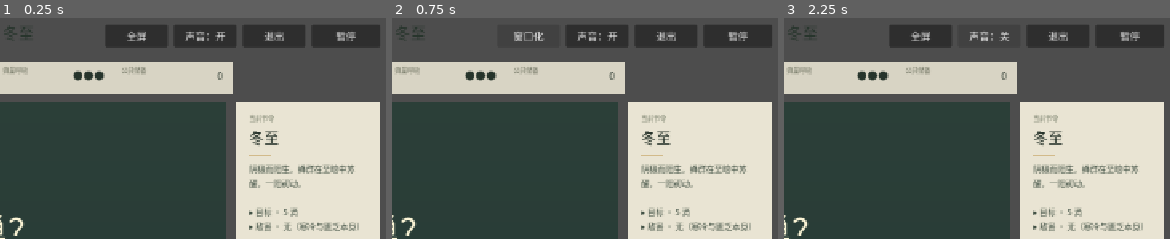
Above: before the commit, frames 1-3 (left to right).
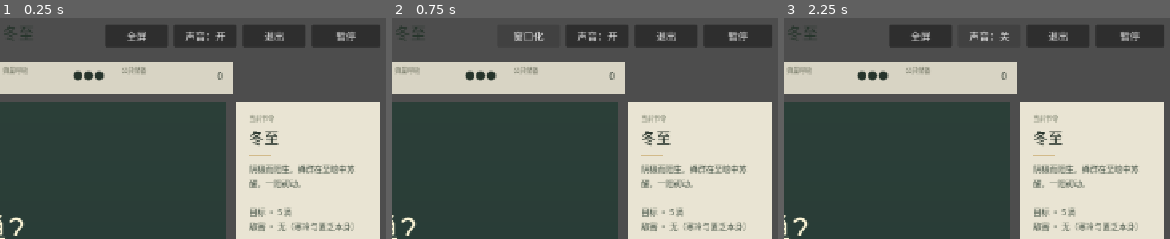
Above: after the commit, the same moments.

Repository: alanthssss/nameless-becoming
Game: Godot game, scene res://main.tscn
Same seed, same stepped clock (60 frames per second), same inputs: the game is played once before the commit and once after it.
Inputs:
- Up to frame 1 (0.25 s): no input
- Up to frame 2 (0.75 s): click "全屏" at 0.5 s
- Up to frame 3 (2.25 s): click "窗口化" at 1.25 s; click "声音：开" at 2 s
The pictures show only the part of the screen within x 50-100%, y 0-50%; the shares and areas given below are measured in that part.

The runs differ from the first frame. In frame 1, 1.0% of the frame differs, in the area x 64-94%, y 85-97%; in frame 2, 1.0%; in frame 3, 1.0%.

Commit message:
fix(web): remove unsupported UI marker glyph

Diff:
--- a/godot/scripts/main.gd
+++ b/godot/scripts/main.gd
@@ -1796,10 +1796,10 @@
 	if boss_context:
 		var boss_data: Dictionary = current_boss_data
 		season_label.text = String(boss_data.name)
-		detail_label.text = "%s\n\n▸ 调律  %d / %d\n\n引向共鸣点\n再以震翼调律" % [String(boss_data.line), int(boss.hits), int(boss_data.required_tunings)]
+		detail_label.text = "%s\n\n调律 · %d / %d\n\n引向共鸣点\n再以震翼调律" % [String(boss_data.line), int(boss.hits), int(boss_data.required_tunings)]
 	else:
 		# 阴阳数值是内部设计依据（驱动节令难度），不向玩家暴露；
-		# 用「▸」做状态行节奏符，把敌害收进同一行避免被误读为玩家可选角色。
+		# 用文字标签组织状态行，避免依赖 CJK 字体不包含的装饰符号。
 		season_label.text = data.name
 		var threat_parts := []
 		var species := [["蚊", "mosquitoes"], ["蚁", "ants"], ["蛐", "crickets"], ["眉", "thrushes"], ["熊", "bears"]]
@@ -1807,10 +1807,10 @@
 			var count := int(data.get(entry[1], 0))
 			if count > 0:
 				threat_parts.append("%s %s" % [entry[0], "◆".repeat(mini(count, 4))])
-		var threat_row := "▸ 敌害 · " + ("  ".join(threat_parts) if not threat_parts.is_empty() else "无（寒冷与匮乏本身）")
-		var status_rows := "▸ 目标 · %d 滴\n%s" % [int(data.goal), threat_row]
+		var threat_row := "敌害 · " + ("  ".join(threat_parts) if not threat_parts.is_empty() else "无（寒冷与匮乏本身）")
+		var status_rows := "目标 · %d 滴\n%s" % [int(data.goal), threat_row]
 		if season_index_of(stage_index) == 3:
-			status_rows += "\n▸ 体温 · %d%%  储蜜 · %d 滴" % [roundi(warmth), hive_reserve]
+			status_rows += "\n体温 · %d%%  储蜜 · %d 滴" % [roundi(warmth), hive_reserve]
 		detail_label.text = "%s\n\n%s" % [data.line, status_rows]
 
 func _unhandled_input(event: InputEvent) -> void:
--- a/godot/tests/smoke_test.gd
+++ b/godot/tests/smoke_test.gd
@@ -69,6 +69,11 @@
 			var control := node as Control
 			if control.get_theme_font("font") != expected_font:
 				failures.append("文本控件未使用项目字体：%s (%s)" % [control.get_path(), control.get_class()])
+			var visible_text := String(control.get("text"))
+			for character in visible_text:
+				var codepoint := character.unicode_at(0)
+				if codepoint > 0x20 and not expected_font.has_char(codepoint):
+					failures.append("文本控件包含无法渲染的字符：%s (%s, U+%04X)" % [control.get_path(), character, codepoint])
 	game.queue_free()
 
 func _init() -> void:
Binary file changed: godot/fonts/NotoSansCJKsc-ProjectSubset.otf
Not shown, changed: docs/BUILD_MANIFEST.md
Not shown, changed: docs/PROJECT_LOG.md
Not shown, changed: docs/RELEASE_CHECKLIST.md
Not shown, changed: godot/README.md
